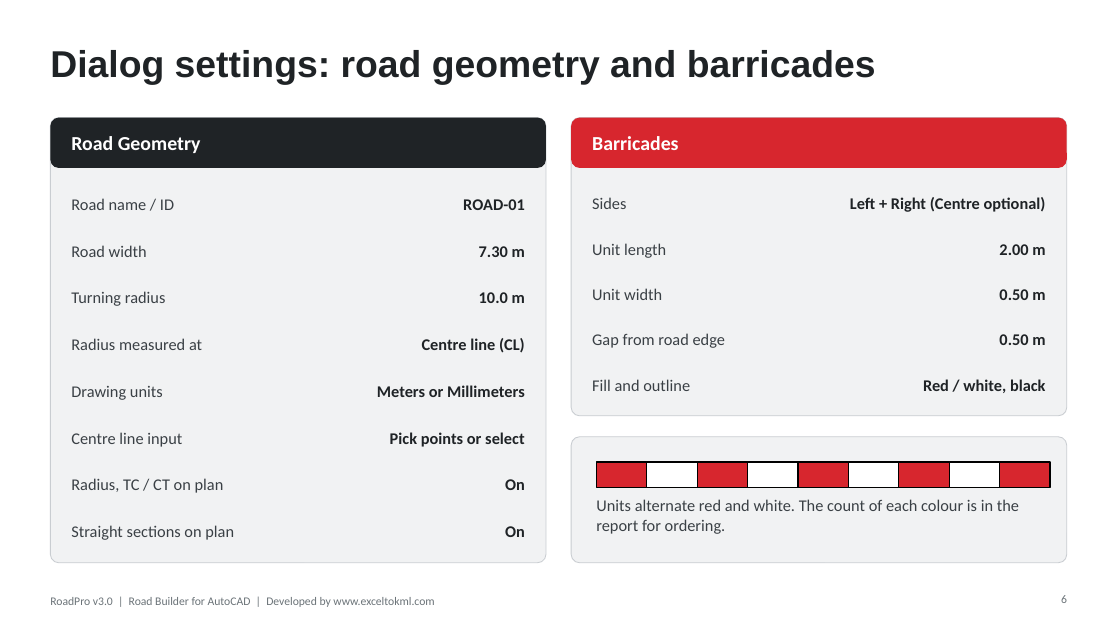
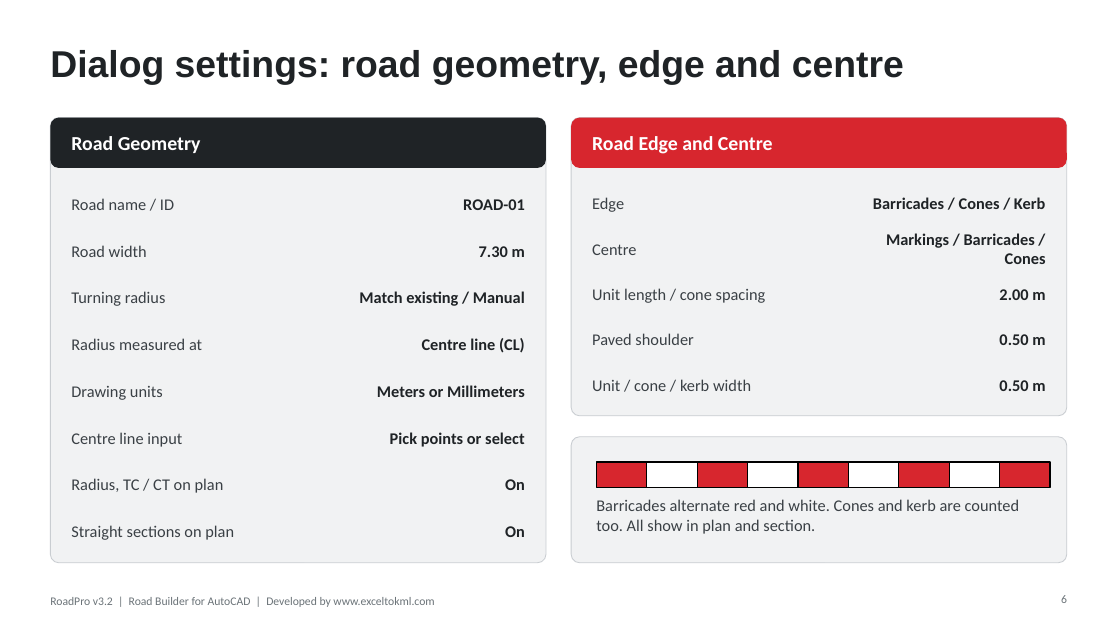
Before and after one commit to Asjad-Mehmood/KML-WEBSITE-, a slide deck: slide 6 of public/roadpro/RoadPro_User_Guide.pptx. Drawn at 1120x630 pixels with LibreOffice and Linux fonts; fonts in the diff are those of the drawing. Boxes give left, top, right and bottom in pixels: in the first picture for what was removed or moved away, otherwise in the second. Text is boxed around its words. In the diff, an @@ line names an element or a change of style, - is before the commit and + after.

```diff
--- a/public/roadpro/RoadPro_User_Guide.pptx
+++ b/public/roadpro/RoadPro_User_Guide.pptx
@@ title at (50,50,904,85): text changed @@
-Dialog settings: road geometry and barricades
+Dialog settings: road geometry, edge and centre
@@ text at (592,136,773,154): text changed @@
-Barricades
+Road Edge and Centre
@@ text at (592,197,624,212): text changed @@
-Sides
+Edge
@@ text at (873,197,1045,209): text changed @@
-Left + Right (Centre optional)
+Barricades / Cones / Kerb
@@ text added at (886,233,1046,264), 14 pt, text #1F2326, bold @@
+Markings / Barricades / Cones
@@ text at (592,244,636,255): text changed @@
-Unit length
+Centre
@@ text at (359,291,525,306): text changed @@
-10.0 m
+Match existing / Manual
@@ text at (592,288,766,303): text changed @@
-Unit width
+Unit length / cone spacing
@@ text "2.00 m": place and size @@
-text "2.00 m" at (999,244,1045,255)
+text "2.00 m" at (999,289,1045,300)
@@ text at (592,333,693,345): text changed @@
-Gap from road edge
+Paved shoulder
@@ text at (592,379,751,391): text changed @@
-Fill and outline
+Unit / cone / kerb width
@@ text "0.50 m": place and size @@
-text "0.50 m" at (999,289,1045,300)
+text "0.50 m" at (999,380,1045,391)
@@ text removed at (923,379,1046,393) @@
-Red / white, black
@@ text at (596,499,1019,534): text changed @@
-Units alternate red and white. The count of each colour is in the report for ordering.
+Barricades alternate red and white. Cones and kerb are counted too. All show in plan and section.
@@ text at (50,597,434,607): text changed @@
-RoadPro v3.0 | Road Builder for AutoCAD | Developed by www.exceltokml.com
+RoadPro v3.2 | Road Builder for AutoCAD | Developed by www.exceltokml.com
```
Also in this commit, not shown: 18 other slides changed, 3 slides added, 22 other files.
